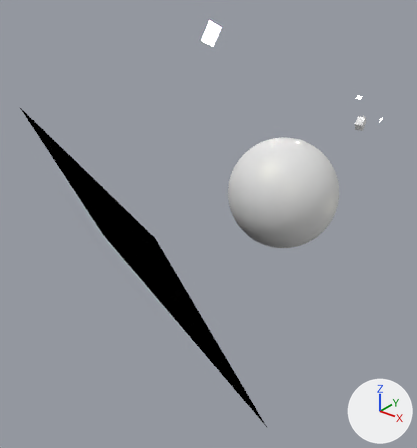
A saved change to the Blender file 04-Scenes/scene1.blend.
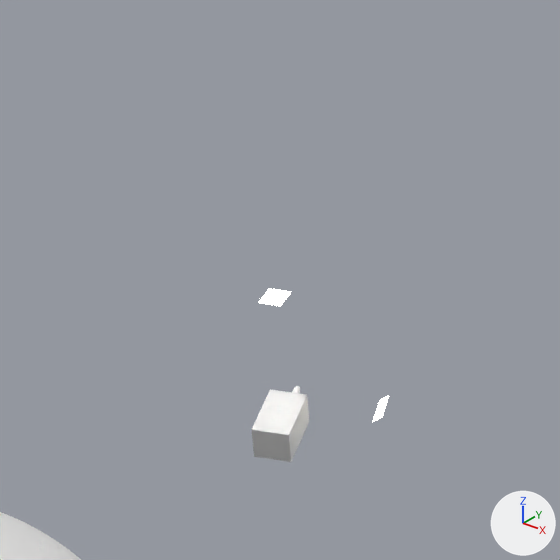
Each version is shown whole from a camera (50 mm lens) standing at (122.8, -297.7, 90.6) and looking at (-53.5, -77.3, -46.0), then close up on the part from 73% to 100% of the width and 8% to 34% of the height. The lights are fixed; the arrows at lower right show +X, +Y and +Z.

Objects in the first close-up: 'Earth', 'FireParticle', 'RocketComplete'.
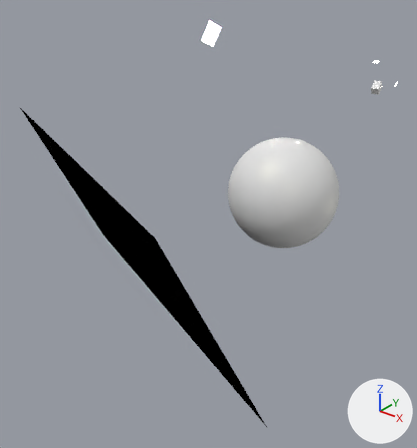
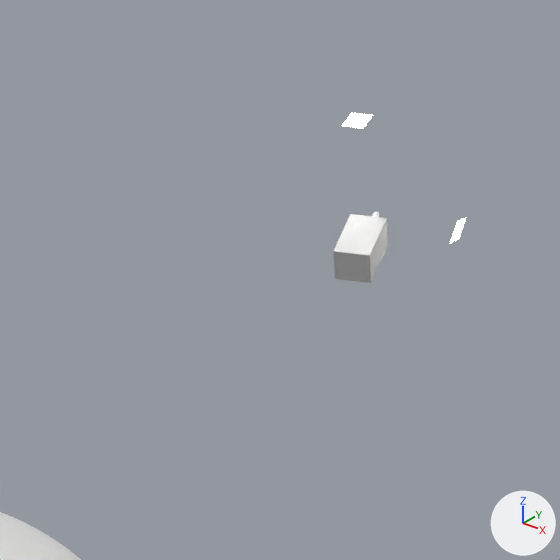
What the commit changed:
Object 'RocketComplete' (ob_rocketcomplete) moves from (1.5, -19.6, 7.4) to (-1.7, 3.3, 21.5).

Location of each change, (x1, y1, x2, y2) in pixels of the close-ups (560 x 560 px):
'FireParticle', moved
    before: (252, 389, 309, 462)
    after: (333, 214, 388, 283)
'Plane.001', moved
    before: (258, 288, 291, 306)
    after: (341, 113, 373, 129)
'Plane', moved
    before: (373, 396, 389, 422)
    after: (450, 218, 466, 243)
'RocketComplete', moved
    before: (292, 386, 300, 393)
    after: (372, 212, 379, 217)
